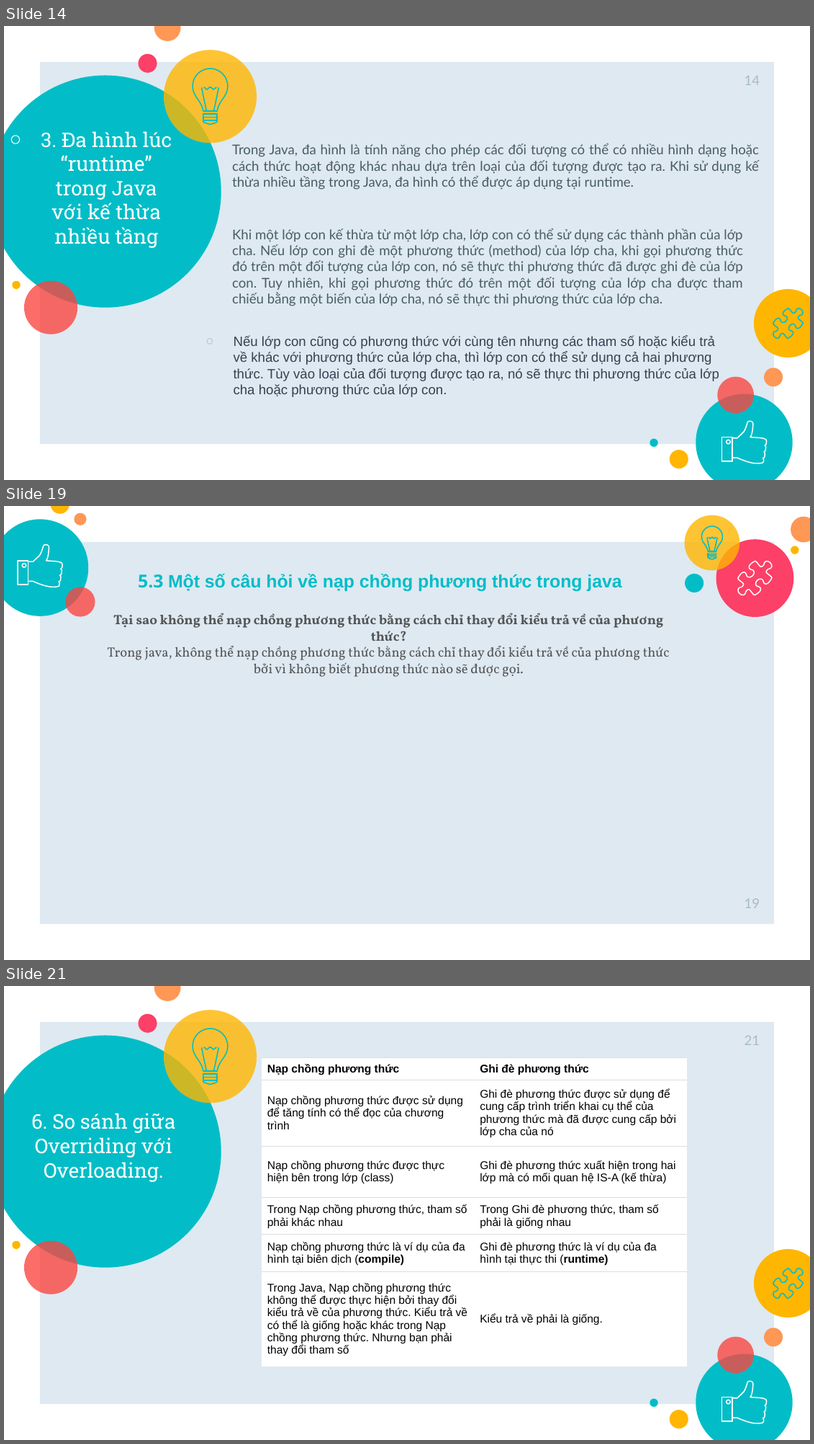
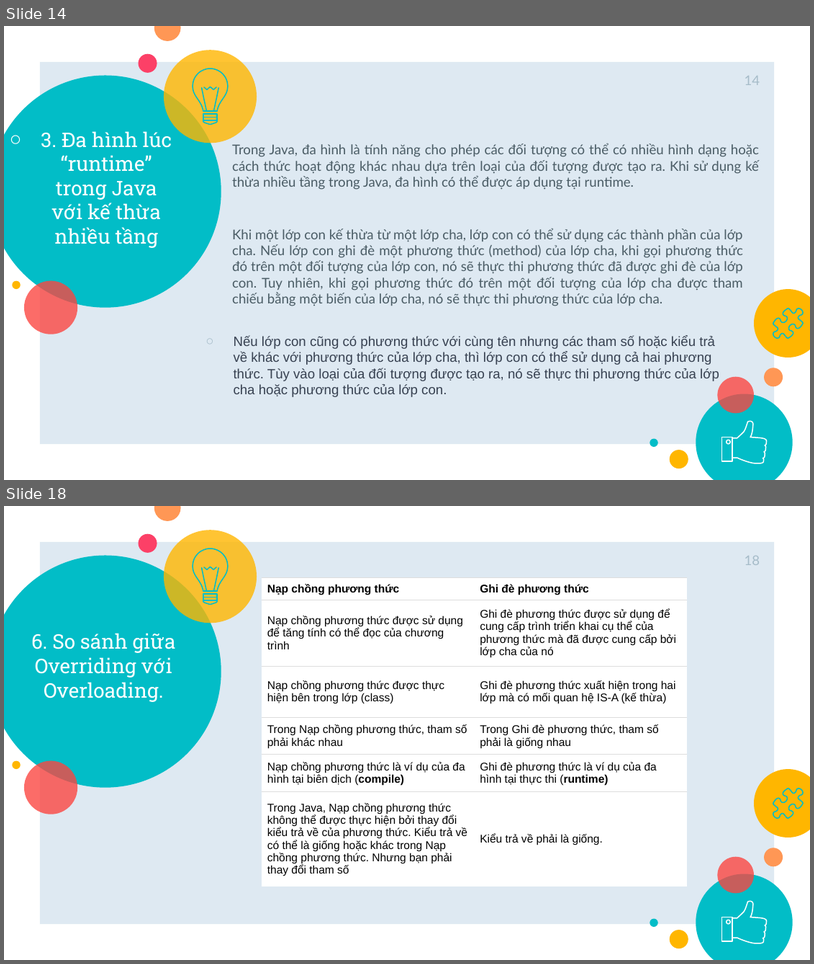
Before and after one commit to SonJava10Rikkei/Demo_Polymorphism-master2, a slide deck: Slide-Polymorphism-master.pptx. Shown one above the other, each under a label of ours: slides 14, 19 and 21 before the commit, slides 14 and 18 after it; the slides between them are not shown. The pictures are 814x1444 and 814x964 pixels, drawn with LibreOffice and Linux fonts; fonts in the diff are those of the drawing. Boxes give left, top, right and bottom in pixels: in the first picture for what was removed or moved away, otherwise in the second. Text is boxed around its words. In the diff, an @@ line names an element or a change of style, - is before the commit and + after.

```diff
--- a/Slide-Polymorphism-master.pptx
+++ b/Slide-Polymorphism-master.pptx
@@ slide 19 removed at [4,506,810,960], background #FFFFFF; not listed: 1 template element that a slide beside it also shows @@
@@ ellipse removed at [4,519,89,615] @@
@@ ellipse removed at [51,506,70,513] @@
@@ ellipse removed at [74,513,86,525] @@
@@ ellipse removed at [684,515,741,571] @@
@@ ellipse removed at [791,517,810,542] @@
@@ freeform shape removed at [29,545,62,587] @@
@@ ellipse removed at [717,539,795,616] @@
@@ ellipse removed at [791,546,799,554] @@
@@ freeform shape removed at [18,561,28,585] @@
@@ group removed at [702,526,723,559]: 8 freeform shapes @@
@@ freeform shape removed at [738,561,772,595] @@
@@ ellipse removed at [65,587,95,616] @@
@@ text removed at [138,574,622,592] @@
-5.3 Một số câu hỏi về nạp chồng phương thức trong java
@@ ellipse removed at [685,574,704,592] @@
@@ text removed at [107,613,670,677] @@
-Tại sao không thể nạp chồng phương thức bằng cách chỉ thay đổi kiểu trả về của phương thức?
-Trong java, không thể nạp chồng phương thức bằng cách chỉ thay đổi kiểu trả về của phương thức bởi vì không biết phương thức nào sẽ được gọi.
@@ page number removed at [745,898,761,908] @@
-19
@@ what was slide 21 is now slide 18 @@
@@ page number at [745,556,761,565]: text changed @@
-21
+18
```
Also in this commit, not shown: 6 slides changed, 2 slides added, 5 other slides removed, 2 other files.
